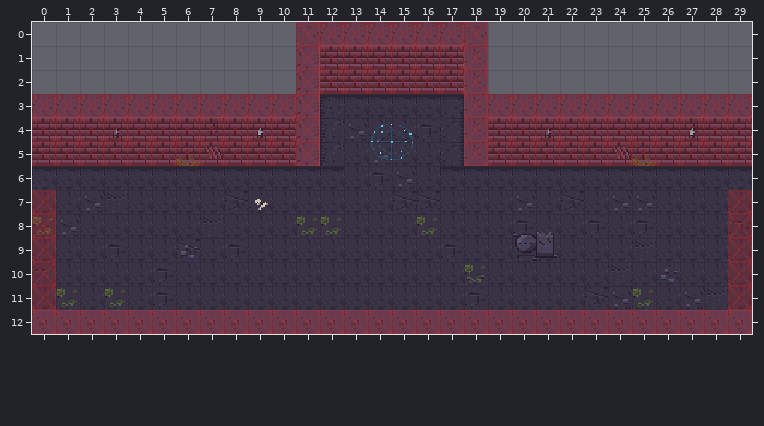
One commit to this Tiled map (JSON): libs/games/roguelite/maps/dungeon-part0-sample.tmj. The picture above is the old version.
Cells are 16x16 px. Shown: x 0..29, y 0..12.
After the commit:
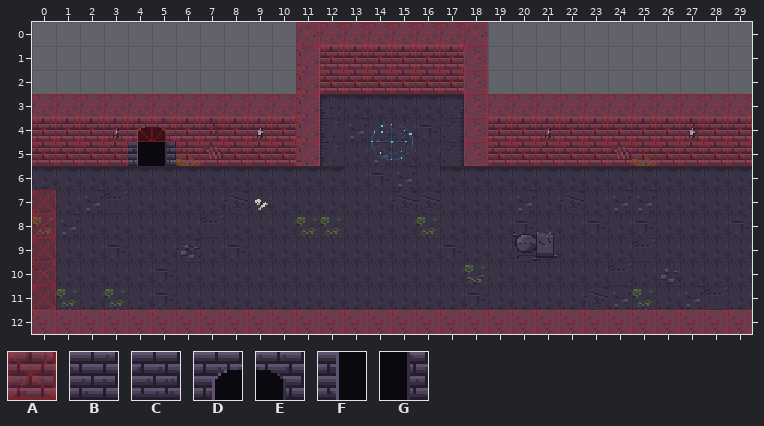
Key: from "collision": A 0; from "dungeon-part0": B 20 "wall", C 22 "wall", D 25 "wall", E 26 "wall", F 27 "wall", G 28 "wall".
_ is an empty cell.
See-through tiles are keyed as they look on the map.
The edit:
Layer "wall":
y 4: x 4..5 BB -> DE
y 5: x 4..5 CC -> FG
Layer "collision":
y 5: x 4..5 AA -> __
y 7..11: x 29 A -> _
Pixel boxes of the changes (left, top, right, bottom) in both pictures:
changed: (128, 119, 176, 166)
removed: (728, 190, 752, 310)
